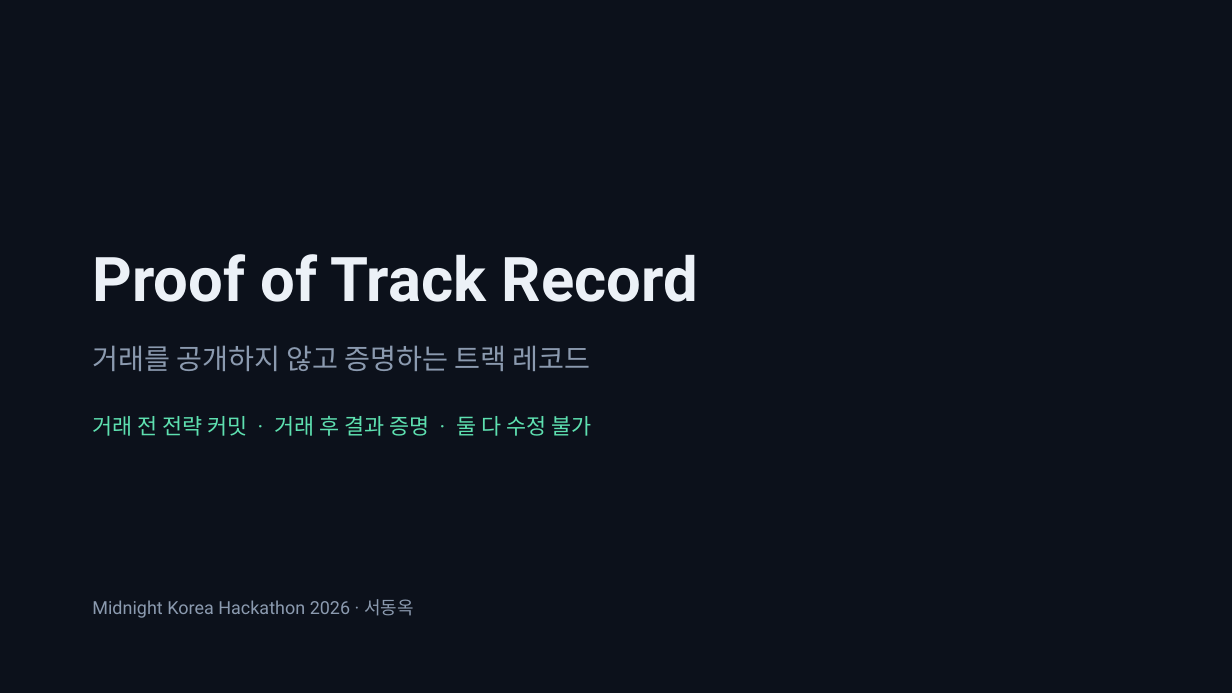
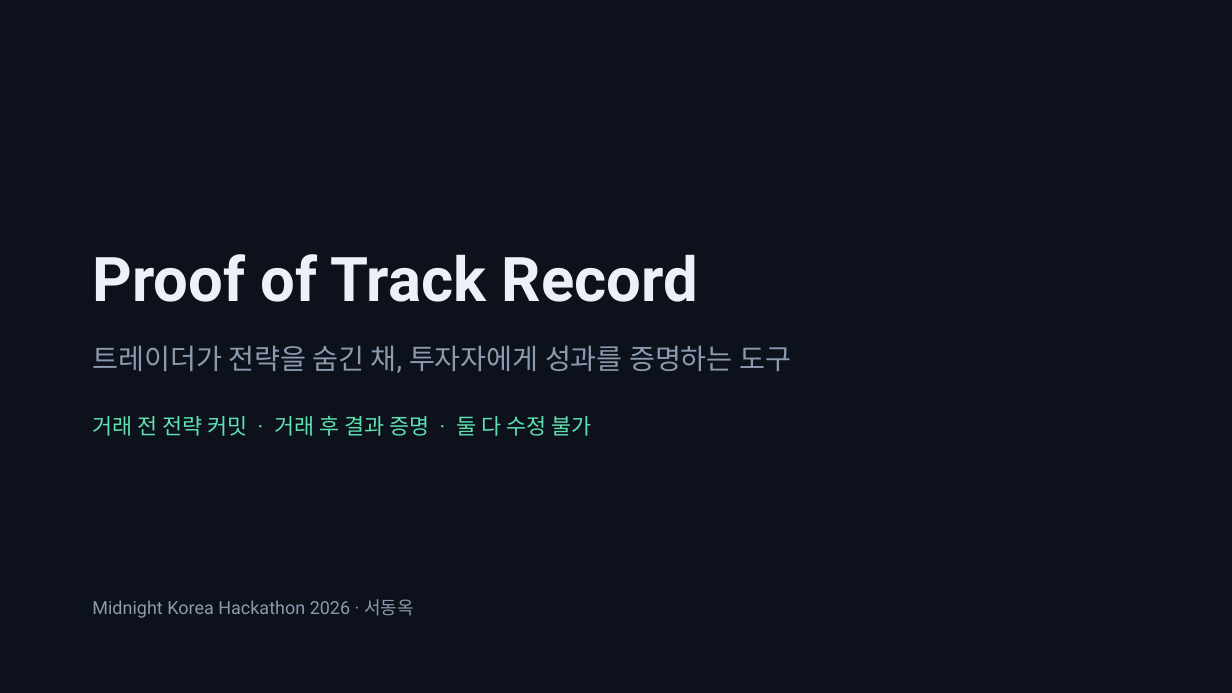
Before and after one commit to SeoDongOk/proof-of-track-record, a slide deck: slide 1 of deck/proof-of-track-record-talk.pptx. Drawn at 1232x693 pixels with LibreOffice and Linux fonts; fonts in the diff are those of the drawing. Boxes give left, top, right and bottom in pixels: in the first picture for what was removed or moved away, otherwise in the second. Text is boxed around its words. In the diff, an @@ line names an element or a change of style, - is before the commit and + after.

```diff
--- a/deck/proof-of-track-record-talk.pptx
+++ b/deck/proof-of-track-record-talk.pptx
@@ text at (92, 345, 791, 373): text changed @@
-거래를 공개하지 않고 증명하는 트랙 레코드
+트레이더가 전략을 숨긴 채, 투자자에게 성과를 증명하는 도구
```
Also in this commit, not shown: 2 other slides changed, 2 slides added, 3 slides removed, 2 other files.
